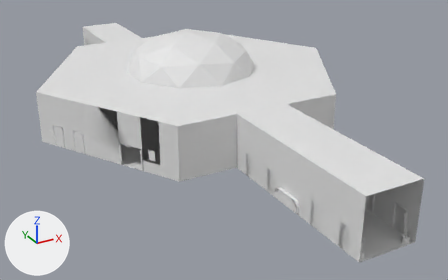
What one commit did to the FBX model Assets/Models/Space Station Med Hall.fbx.
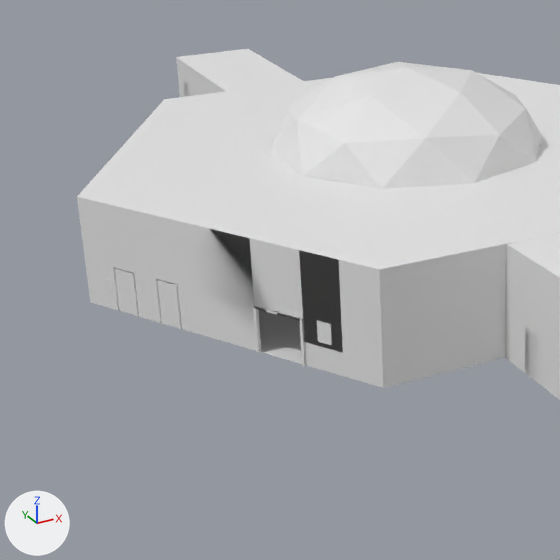
Old and new are each drawn whole from a camera (50 mm lens) standing at (-32.3, -67.2, 28.8) and looking at (1.9, -4.9, -2.3) and again close up on the part from 0% to 59% of the width and 0% to 94% of the height. Every picture has the same lights, and +X, +Y and +Z are marked at lower left. Where no turn or scale is listed for an object, it has been applied to the vertices. Vertices at the same position are counted once.

The older version as bpy lines, for what is in view:
```python
me_cylinder_026 = bpy.data.meshes.new('Cylinder.026')
me_cylinder_026.from_pydata(...)  # 75 vertices, 66 faces; spans x -19.1..-9.6, y -16.6..0.0, z 0.0..6.0
me_cylinder_058 = bpy.data.meshes.new('Cylinder.058')
me_cylinder_058.from_pydata(...)  # 78 vertices, 48 faces; spans x -19.1..19.1, y -16.6..16.6, z 0.0
me_icosphere = bpy.data.meshes.new('Icosphere')
me_icosphere.from_pydata(...)  # 26 vertices, 40 faces; spans x -7.6..7.6, y -8.0..8.0, z 0.0..4.5
ob_ceilling = bpy.data.objects.new('cEILLING', me_cylinder_058)
ob_ceilling.location = (0.0, 0.0, 6.0)
ob_icosphere = bpy.data.objects.new('Icosphere', me_icosphere)
ob_icosphere.location = (0.0, 0.0, 6.0)
ob_walls_007 = bpy.data.objects.new('Walls.007', me_cylinder_026)
ob_walls_007.location = (0.0, 0.0, 0.0)
# also in view: 'Cube.014' at (0.0, 26.2, 2.0); 'Floor.002' at (0.0, 0.0, 0.0); 'Walls.010' at (0.0, -16.6, 3.0); 'Cube.017' at (0.0, -26.3, 3.0)
```
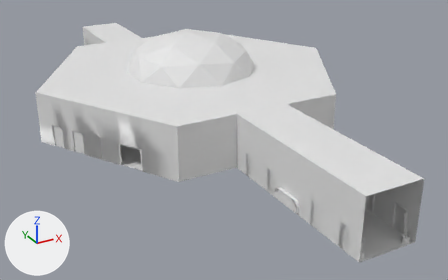
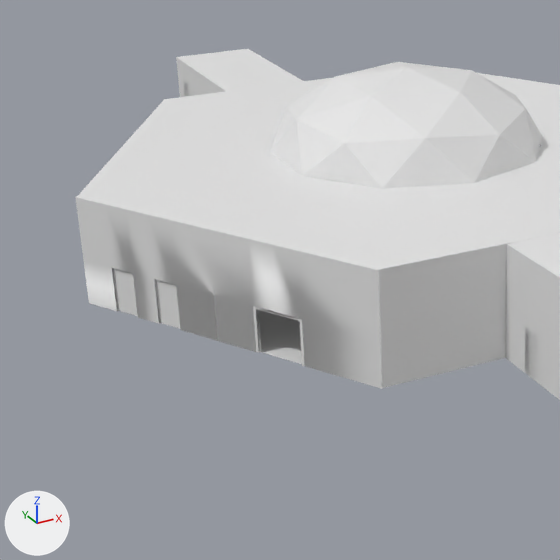
Patch to the scene script:
```diff
--- a/Assets/Models/Space Station Med Hall.fbx.py
+++ b/Assets/Models/Space Station Med Hall.fbx.py
@@ me_cylinder_026 @@
 # used by ob_walls_007; location = (0.0, 0.0, 0.0)
-me_cylinder_026.from_pydata(...)  # 75 vertices, 66 faces; spans x -19.1..-9.6, y -16.6..0.0, z 0.0..6.0
+me_cylinder_026.from_pydata(...)  # 99 vertices, 103 faces; spans x -19.2..-9.6, y -16.6..0.0, z 0.0..6.0
+# me_cylinder_026 part 1
+# 17 faces are deleted
+# 24 vertices are added at x -19.2..-9.7, y -16.6..0.0, z 0.0..6.0
+# 54 new faces join them
```

Changed parts and their boxes [x1, y1, x2, y2] in the close-ups (560 x 560 px):
'Walls.007', reshaped: before [77, 197, 383, 388]; after [75, 197, 383, 389]
part 1 of me_cylinder_026, built on: before [254, 305, 305, 366]; after [75, 197, 383, 389]
